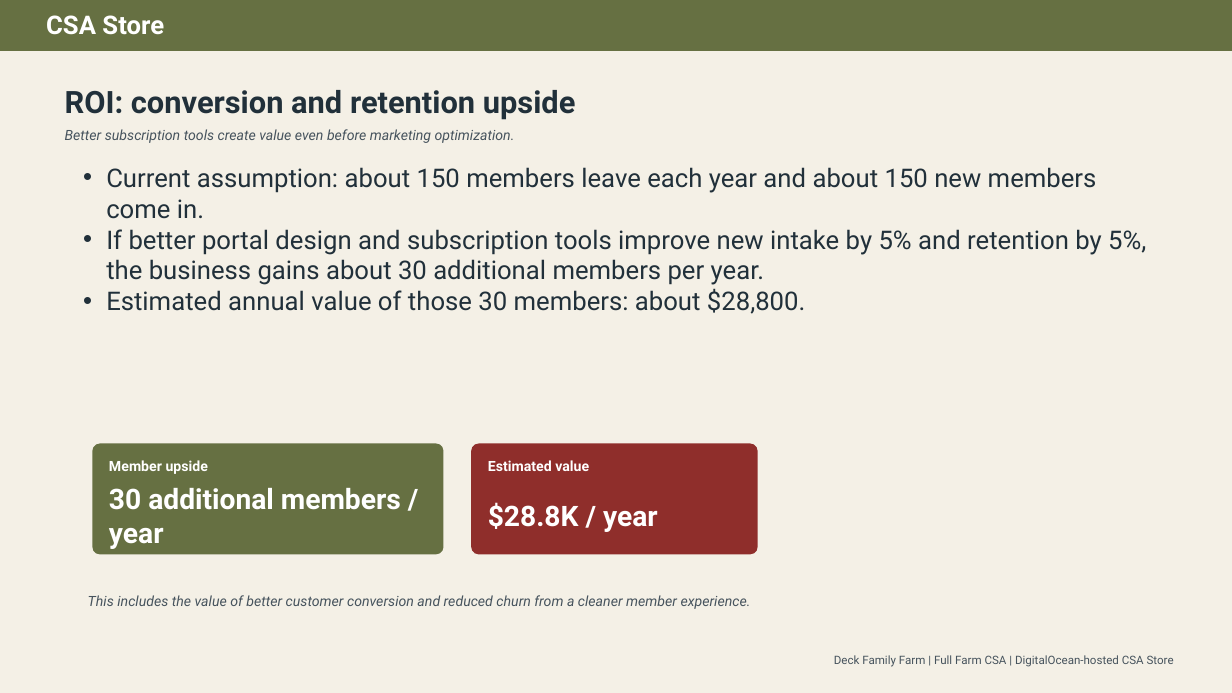
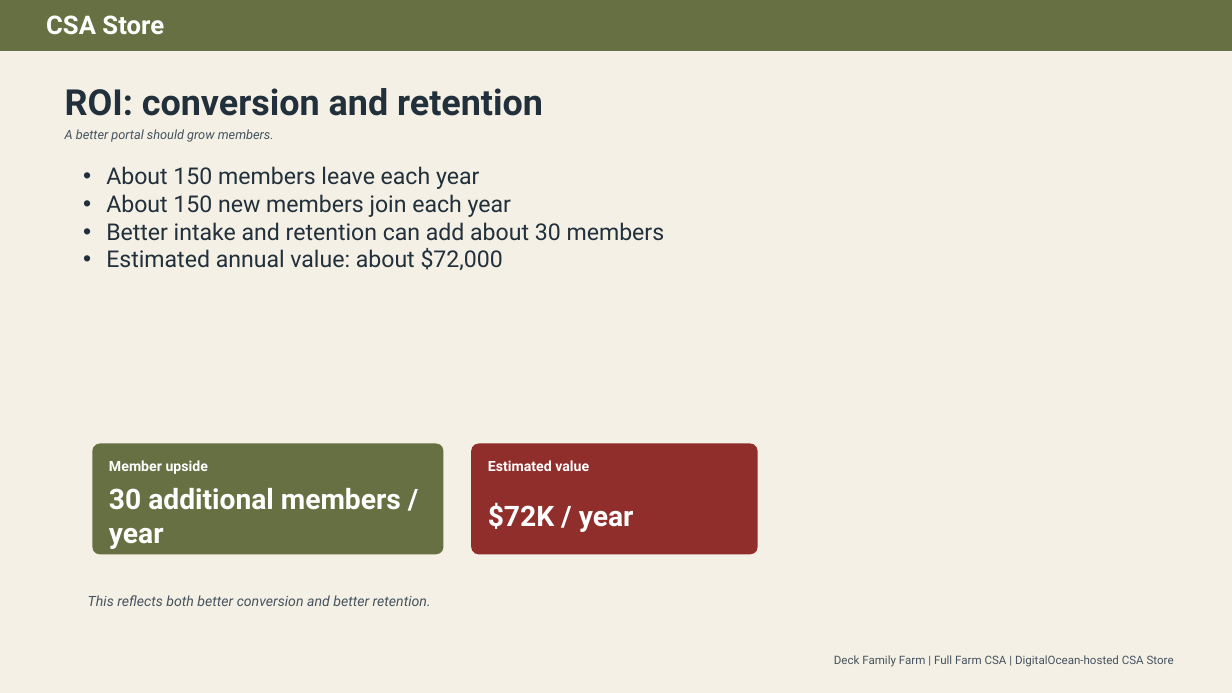
Before and after one commit to deckfamilyfarm/csa-store, a slide deck: slide 7 of docs/csa_store_application_overview_deck.pptx. Drawn at 1232x693 pixels with LibreOffice and Linux fonts; fonts in the diff are those of the drawing. Boxes give left, top, right and bottom in pixels: in the first picture for what was removed or moved away, otherwise in the second. Text is boxed around its words. In the diff, an @@ line names an element or a change of style, - is before the commit and + after.

```diff
--- a/docs/csa_store_application_overview_deck.pptx
+++ b/docs/csa_store_application_overview_deck.pptx
@@ text at [65, 88, 543, 116]: text changed; size 24 to 28 pt @@
-ROI: conversion and retention upside
+ROI: conversion and retention
@@ text at [65, 129, 274, 142]: text changed; size 11 to 10 pt @@
-Better subscription tools create value even before marketing optimization.
+A better portal should grow members.
@@ text at [106, 166, 665, 270]: text changed; size 20 to 18 pt @@
-• Current assumption: about 150 members leave each year and about 150 new members come in.
-• If better portal design and subscription tools improve new intake by 5% and retention by 5%, the business gains about 30 additional members per year.
-• Estimated annual value of those 30 members: about $28,800.
+• About 150 members leave each year
+• About 150 new members join each year
+• Better intake and retention can add about 30 members
+• Estimated annual value: about $72,000
@@ text at [488, 502, 634, 532]: text changed @@
-$28.8K / year
+$72K / year
@@ text at [88, 595, 431, 606]: text changed @@
-This includes the value of better customer conversion and reduced churn from a cleaner member experience.
+This reflects both better conversion and better retention.
```
Also in this commit, not shown: 10 other slides changed, 1 other file.
